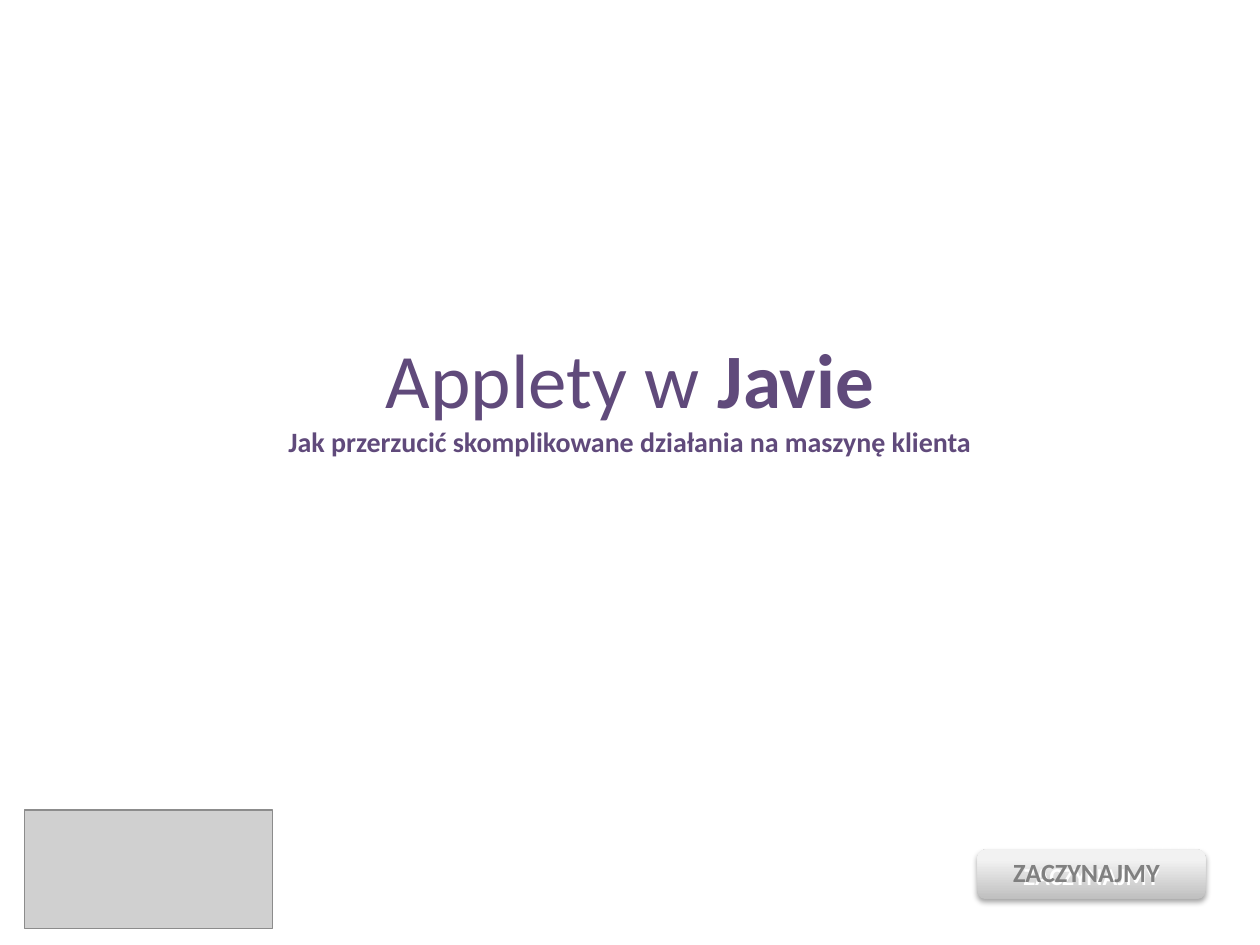
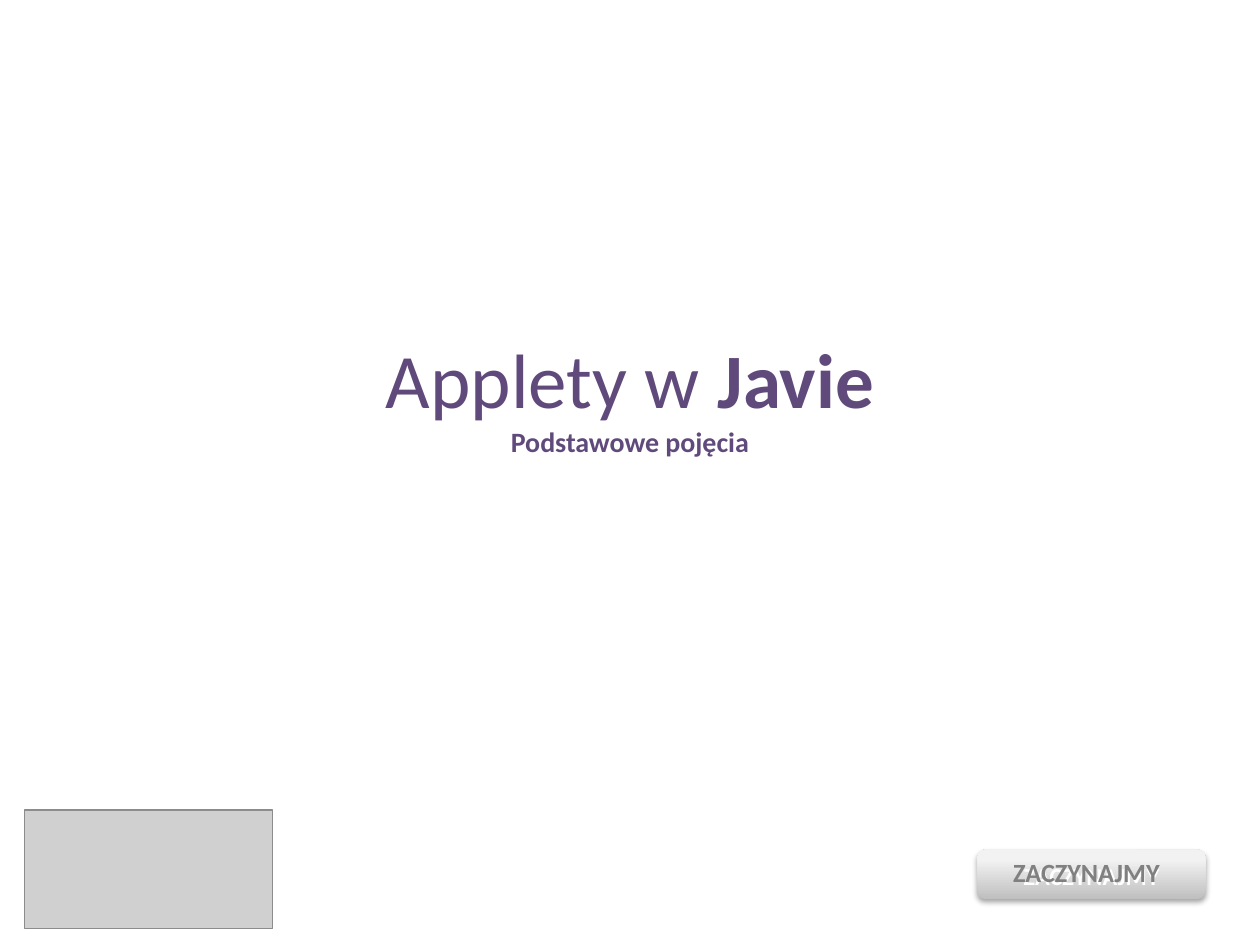
Before and after one commit to swistaczek/Java-Applets, a slide deck: slide 1 of prezka.pptx. Drawn at 1260x945 pixels with LibreOffice and Linux fonts; fonts in the diff are those of the drawing; grey boxes stand for pictures; background and template pictures are left out. Boxes give left, top, right and bottom in pixels: in the first picture for what was removed or moved away, otherwise in the second. Text is boxed around its words. In the diff, an @@ line names an element or a change of style, - is before the commit and + after.

Commit message:
fix

```diff
--- a/prezka.pptx
+++ b/prezka.pptx
@@ title at bbox=[386, 354, 874, 457]: text changed @@
-Applety w Javie
-Jak przerzucić skomplikowane działania na maszynę klienta
+Applety w Javie
+Podstawowe pojęcia
```
Also in this commit, not shown: 1 other slide changed, 1 slide removed.
